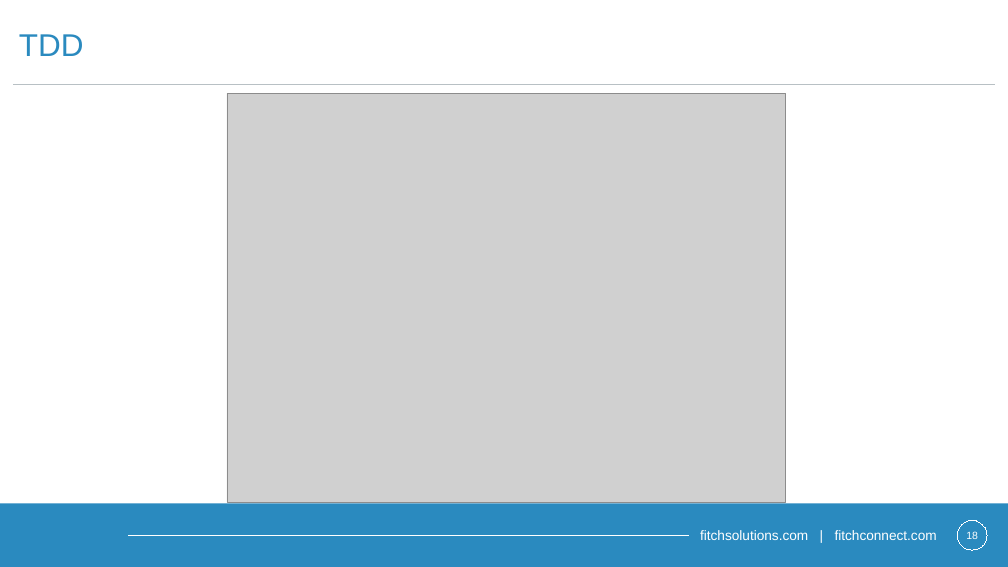
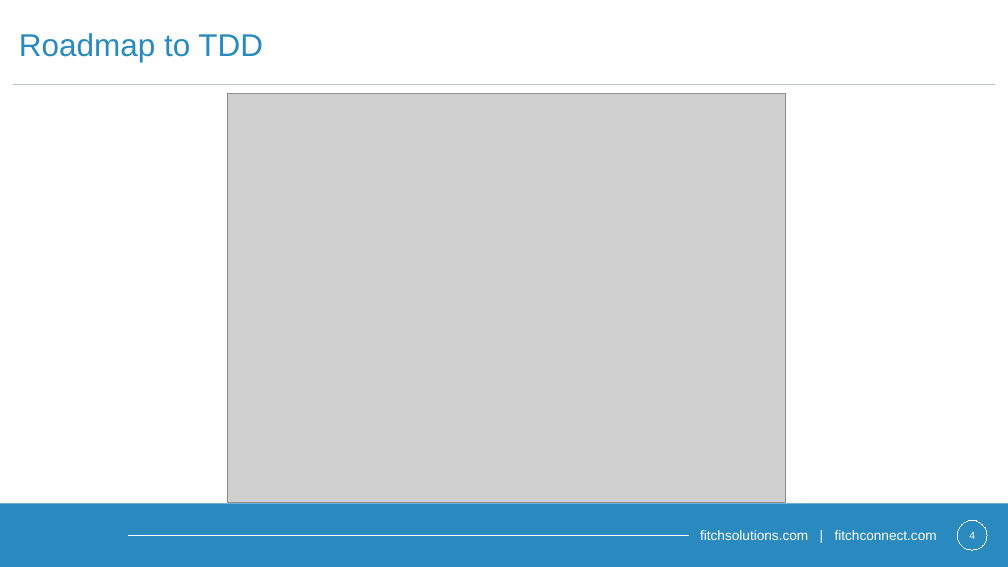
Before and after one commit to Contrapuntist/jesttutorial, a slide deck: slide 4 of presentation/unittestingintro.pptx (slide 18 before the commit). Drawn at 1008x567 pixels with LibreOffice and Linux fonts; fonts in the diff are those of the drawing; grey boxes stand for pictures; background and template pictures are left out. Boxes give left, top, right and bottom in pixels: in the first picture for what was removed or moved away, otherwise in the second. Text is boxed around its words. In the diff, an @@ line names an element or a change of style, - is before the commit and + after.

```diff
--- a/presentation/unittestingintro.pptx
+++ b/presentation/unittestingintro.pptx
@@ title at (x1=19, y1=33, x2=263, y2=62): text changed @@
-TDD
+Roadmap to TDD
@@ page number at (x1=969, y1=532, x2=975, y2=539): text changed @@
-18
+4
```
Also in this commit, not shown: 13 other slides changed, 3 slides added, 23 slides removed, 9 other files.
